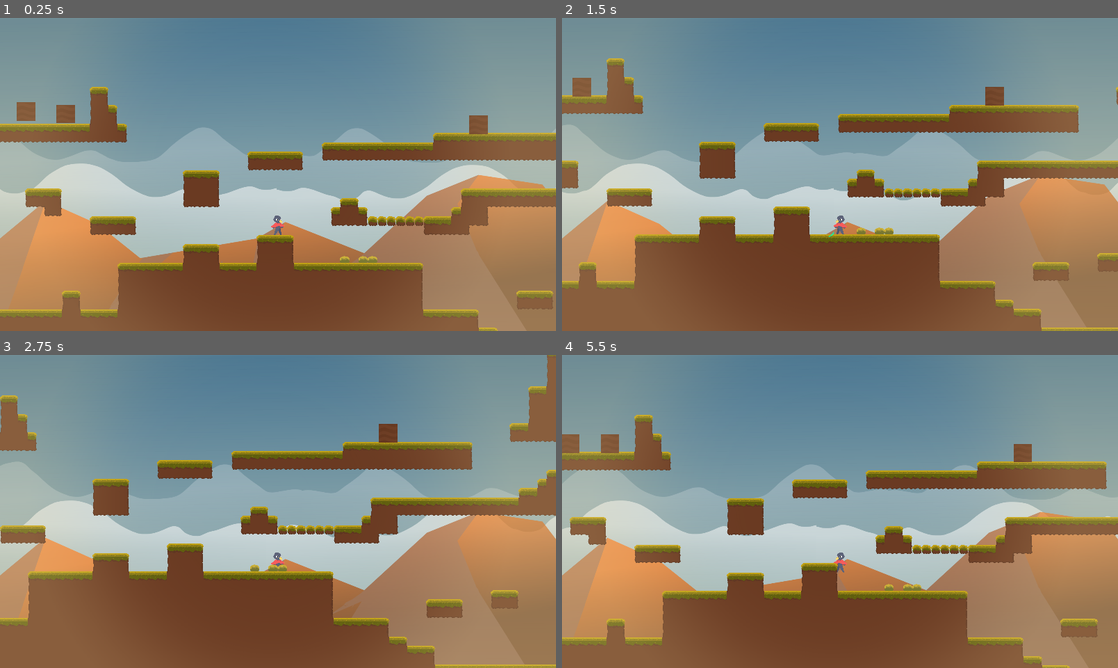
Above: before the commit, frames 1-4 (two rows, left to right).
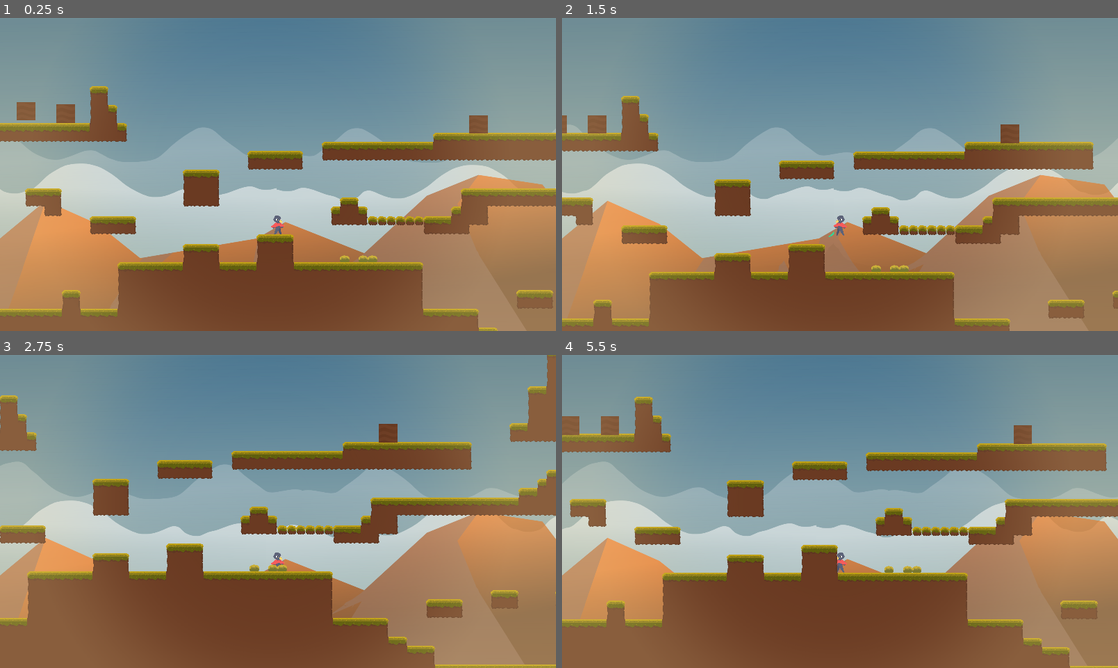
Above: after the commit, the same moments.

Repository: deereye/Pico
Game: Godot game, scene res://Main/Map/TestWorld.tscn
The game is run twice, just before and just after one commit, with the same random seed, the same clock (stepped at 60 frames per second) and the same inputs.
Inputs:
- Up to frame 1 (0.25 s): no input
- Up to frame 2 (1.5 s): hold D (move_right) 0.53-1.28 s; tap Space (jump) at 0.6, 0.77, 1.07 s; hold Q (move_left) from 1.28 s (still down); tap K (attack) at 1.35 s
- Up to frame 3 (2.75 s): tap Space (jump) at 1.52, 1.55, 1.82, 2.1 s; release Q (move_left) at 2.03 s; hold D (move_right) from 2.03 s (still down)
- Up to frame 4 (5.5 s): tap K (attack) at 2.85, 4.35 s; tap Space (jump) at 3.02, 3.05, 3.32, 3.6, 3.77, 4.07, 4.52, 4.55, 4.82, 5.1 s; release D (move_right) at 3.53 s; hold Q (move_left) from 3.53 s (still down)

The runs differ from the first frame. In frame 1, 1.6% of the frame differs, in the area x 0-100%, y 21-100%; in frame 2, 31%, in the area x 0-100%, y 12-100%; in frame 3, 0.4%; in frame 4, 24%.

Commit message:
Programation d'une première version du système de plannage

Diff:
--- a/Main/Player/Player.gd
+++ b/Main/Player/Player.gd
@@ -4,15 +4,20 @@
 const gravity = 45
 const base_speed = 700
 var speed = base_speed
-const jump_force = 730
-const jump_time = 0.235
-const max_fall_speed = 1200
+const jump_force = 700
+const jump_time = 0.4
+const max_fall_speed = 2000
 const flying_factor = 2.9  #DIVISE
 const attack_stop_time = 0.6
+const jump_speed = -700
+const flight_angle = 0.05
 
+const weak_gravity = Vector2(0, 5)
+const strong_gravity = Vector2(0, 40)
 
 #DATA (var that are use by the scripts but doesnt impact it)
 var direction = 1
+var last_direction = 1
 var y_velo = 0
 var current_jump_force = 0
 
@@ -23,6 +28,8 @@
 var can_jump = false
 var jumping = false
 var flying = false
+
+var speed_vector = Vector2(0, 0)
 
 
 
@@ -43,11 +50,13 @@
 	if can_move_h:
 		if Input.is_action_pressed("move_left"):
 			direction = -1
+			last_direction = -1
 			if !global.attacking:
 				$Sprite.flip_h = true
 				$Sword.scale.x = -1
 		if Input.is_action_pressed("move_right"):
 			direction = 1
+			last_direction = 1
 			if !global.attacking:
 				$Sprite.flip_h = false
 				$Sword.scale.x = 1
@@ -58,68 +67,45 @@
 	# <------------------------------------------------------ VERTICAL MOVEMENT
 	if Input.is_action_just_pressed("jump") and can_jump:
 		jumping = true
+		flying = false
 		can_jump = false
+		speed_vector = Vector2(0, jump_speed)
 		max_jump()
+
+	if Input.is_action_just_pressed("jump") and !jumping:
+		flying = true
+
 	if Input.is_action_just_released("jump"):
 		jumping = false
+		flying = false
 
-	if !grounded:
-		if Input.is_action_just_pressed("jump"):
-			flying = true
-			jumping = false
+	if flying :
+		if direction == 1 :
+			speed_vector = speed_vector.rotated(-flight_angle)
+		else :
+			speed_vector = speed_vector.rotated(flight_angle)
 
-		if Input.is_action_just_released("jump") and flying:
-			flying = false
-			y_velo= 5
+	if(jumping):
+		speed_vector += weak_gravity
+	else:
+		speed_vector += strong_gravity
+
+	speed_vector.y = min(speed_vector.y, max_fall_speed)
+	#
+	if grounded and !jumping:
+		can_jump = true
+		flying = false
+		speed_vector = Vector2(0, 0)
+		move_and_slide(Vector2(direction * speed , y_velo))
+	else:
+		var final_vector = speed_vector + Vector2(direction * speed, 0)
+		var collision = move_and_collide(final_vector * delta)
+		if collision:
+			speed_vector = Vector2(0, 0)
 
 
-	# <------------------------------------------------------------------- SAUT
-	if jumping:
-		y_velo = -current_jump_force
-		current_jump_force += 13.5
-	else:
-		current_jump_force = jump_force
-
-	# <-------------------------------------------------------------------- VOLE
-	if flying :
-		global.flying = true
-		speed = 860
-		if direction==1:
-			$Sprite.rotation_degrees = 90
-		else :
-			$Sprite.rotation_degrees = -90
-		if direction == 0 :
-			y_velo /= flying_factor
-			y_velo *= 3
-		elif is_on_wall():
-			y_velo /= flying_factor
-			y_velo *= 3
-		else:
-			y_velo /= flying_factor
-	else:
-		global.flying = false
-		$Sprite.rotation_degrees = 0
-		speed = base_speed
-
-	#
-	if grounded:
-		can_jump = true
-		flying = false
-		if !jumping:
-			y_velo = 5
-	else:
-		y_velo += gravity
-		if y_velo >= max_fall_speed:
-			y_velo = max_fall_speed
-
-
-
-
-
-	if cellinged:
-		y_velo += 150
-
-	move_and_slide(Vector2(direction * speed , y_velo), Vector2(0,1))
+#	if cellinged:
+#		y_velo += 150
 
 
 func max_jump():
